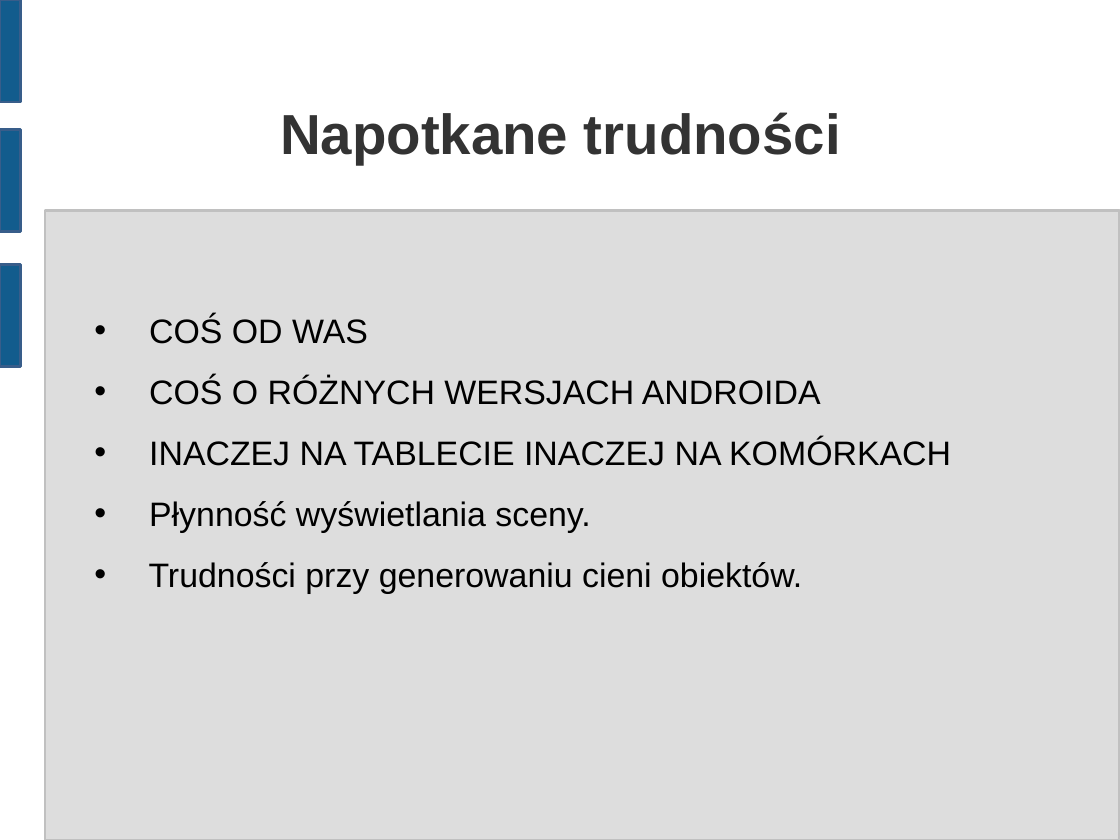
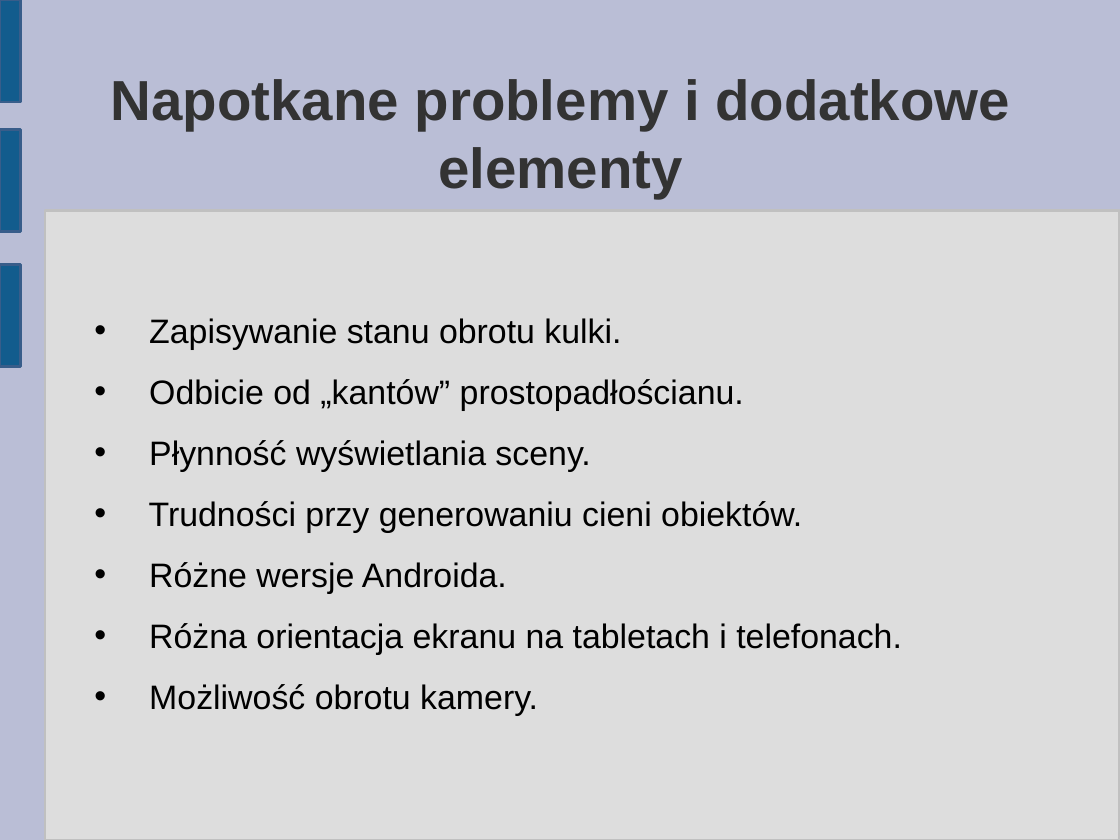
Before and after one commit to matkaczmarski/Praca-inzynierska, a slide deck: slide 7 of Prezentacja/Praca Inżynierska 2.odp (slide 4 before the commit). Drawn at 1120x840 pixels with LibreOffice and Linux fonts; fonts in the diff are those of the drawing. Boxes give left, top, right and bottom in pixels: in the first picture for what was removed or moved away, otherwise in the second. Text is boxed around its words. In the diff, an @@ line names an element or a change of style, - is before the commit and + after.

```diff
--- a/Prezentacja/Praca Inżynierska 2.odp
+++ b/Prezentacja/Praca Inżynierska 2.odp
@@ background #FFFFFF to #BABED6 @@
@@ title at <box>111,79,1009,198</box>: text changed @@
-Napotkane trudności
+Napotkane problemy i dodatkowe elementy
@@ text at <box>149,318,744,411</box>: text changed @@
-• COŚ OD WAS
-• COŚ O RÓŻNYCH WERSJACH ANDROIDA
-• INACZEJ NA TABLECIE INACZEJ NA KOMÓRKACH
+• Zapisywanie stanu obrotu kulki.
+• Odbicie od „kantów” prostopadłościanu.
@@ text at <box>149,562,902,716</box>: paragraphs added @@
+• Różne wersje Androida.
+• Różna orientacja ekranu na tabletach i telefonach.
+• Możliwość obrotu kamery.
```
Also in this commit, not shown: 4 other slides changed, 3 slides added, 1 slide removed, 1 other file.
